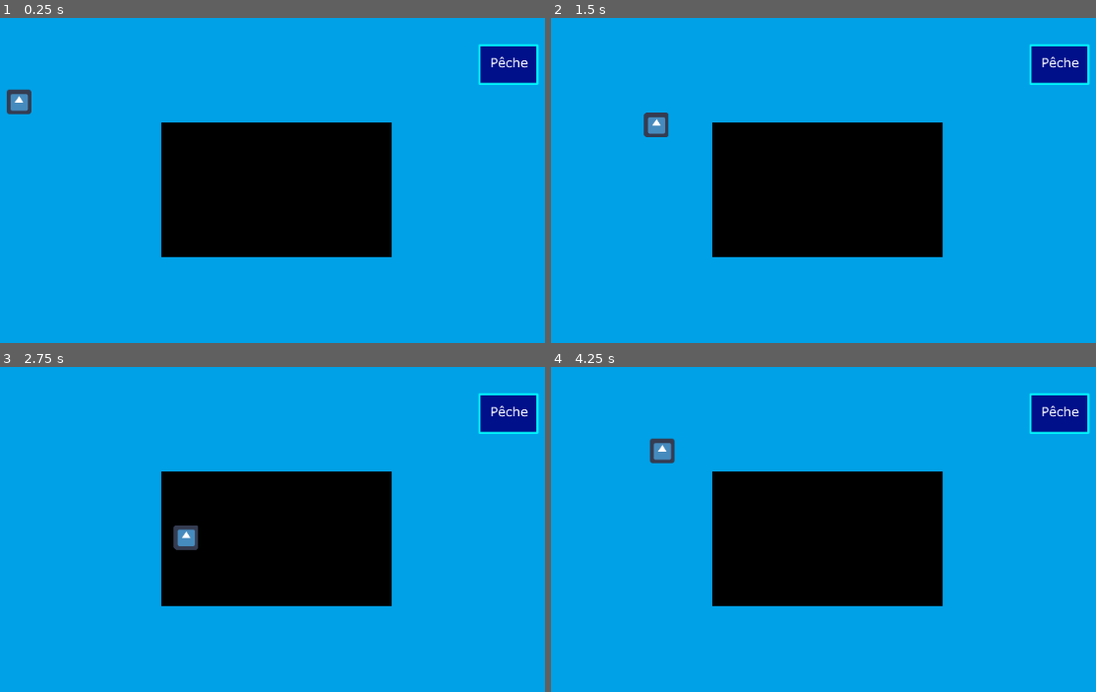
Above: before the commit, frames 1-4 (two rows, left to right).
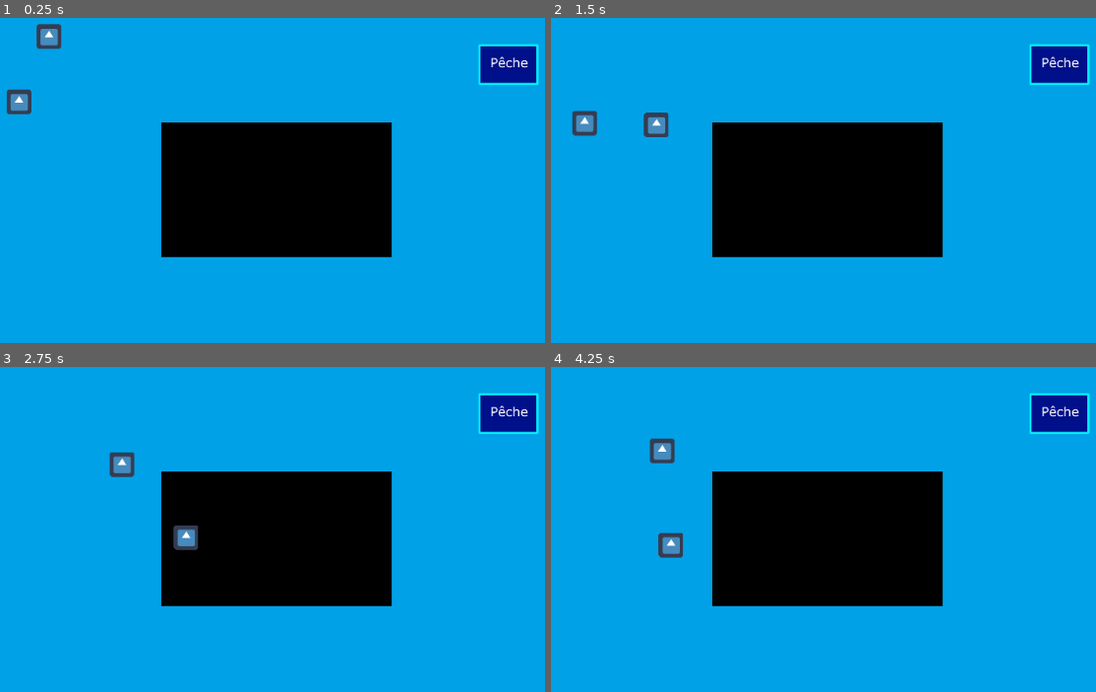
Above: after the commit, the same moments.

Repository: Majimo/FishAndShip
Game: Godot game, scene res://scenes/MainWorld.tscn
Two runs of this game, one before a commit and one after it. Both use one fixed random seed, a clock stepped at 60 frames per second and the inputs below. The engine's default icon, where the game draws it, is replaced by a stand-in: a white triangle on a blue panel in a dark square.
Inputs:
- Up to frame 1 (0.25 s): no input
- Up to frame 2 (1.5 s): tap Enter at 0.5 s; hold Right (ui_right) 0.53-1.28 s; hold S (ui_down2, bound only after the commit) 0.53-1.28 s; tap Q (ui_left2, bound only after the commit) at 0.8, 1.35 s; hold Down (ui_down) from 1.28 s (still down)
- Up to frame 3 (2.75 s): tap D (ui_right2, bound only after the commit) at 1.55 s; release Down (ui_down) at 2.03 s; hold Right (ui_right) from 2.03 s (still down); hold D (ui_right2, bound only after the commit) from 2.03 s (still down); tap Z (ui_up2, bound only after the commit) at 2.3 s
- Up to frame 4 (4.25 s): release Right (ui_right) at 2.78 s; release D (ui_right2, bound only after the commit) at 2.78 s; hold Up (ui_up) 2.78-3.53 s; tap Z (ui_up2, bound only after the commit) at 2.85 s; tap S (ui_down2, bound only after the commit) at 3.05 s; hold Left (ui_left) from 3.53 s (still down); hold S (ui_down2, bound only after the commit) from 3.53 s (still down); tap Q (ui_left2, bound only after the commit) at 3.8 s

The runs differ from the first frame. In frame 1, 0.4% of the frame differs, in the area x 6-12%, y 1-10%; in frame 2, 0.4%, in the area x 3-9%, y 28-37%; in frame 3, 0.4%; in frame 4, 0.4%.

Commit message:
ajout player2

Diff:
--- a/project.godot
+++ b/project.godot
@@ -49,6 +49,30 @@
 , Object(InputEventJoypadMotion,"resource_local_to_scene":false,"resource_name":"","device":0,"axis":1,"axis_value":1.0,"script":null)
  ]
 }
+ui_left2={
+"deadzone": 0.5,
+"events": [ Object(InputEventKey,"resource_local_to_scene":false,"resource_name":"","device":0,"alt":false,"shift":false,"control":false,"meta":false,"command":false,"pressed":false,"scancode":81,"unicode":0,"echo":false,"script":null)
+, Object(InputEventJoypadMotion,"resource_local_to_scene":false,"resource_name":"","device":1,"axis":0,"axis_value":-1.0,"script":null)
+ ]
+}
+ui_right2={
+"deadzone": 0.5,
+"events": [ Object(InputEventKey,"resource_local_to_scene":false,"resource_name":"","device":0,"alt":false,"shift":false,"control":false,"meta":false,"command":false,"pressed":false,"scancode":68,"unicode":0,"echo":false,"script":null)
+, Object(InputEventJoypadMotion,"resource_local_to_scene":false,"resource_name":"","device":1,"axis":0,"axis_value":1.0,"script":null)
+ ]
+}
+ui_down2={
+"deadzone": 0.5,
+"events": [ Object(InputEventKey,"resource_local_to_scene":false,"resource_name":"","device":0,"alt":false,"shift":false,"control":false,"meta":false,"command":false,"pressed":false,"scancode":83,"unicode":0,"echo":false,"script":null)
+, Object(InputEventJoypadMotion,"resource_local_to_scene":false,"resource_name":"","device":1,"axis":1,"axis_value":1.0,"script":null)
+ ]
+}
+ui_up2={
+"deadzone": 0.5,
+"events": [ Object(InputEventKey,"resource_local_to_scene":false,"resource_name":"","device":0,"alt":false,"shift":false,"control":false,"meta":false,"command":false,"pressed":false,"scancode":90,"unicode":0,"echo":false,"script":null)
+, Object(InputEventJoypadMotion,"resource_local_to_scene":false,"resource_name":"","device":1,"axis":1,"axis_value":-1.0,"script":null)
+ ]
+}
 
 [rendering]
 
--- a/scenes/MainWorld.tscn
+++ b/scenes/MainWorld.tscn
@@ -1,9 +1,11 @@
-[gd_scene load_steps=5 format=2]
+[gd_scene load_steps=7 format=2]
 
 [ext_resource path="res://assets/water.png" type="Texture" id=1]
 [ext_resource path="res://scenes/Ship.tscn" type="PackedScene" id=2]
 [ext_resource path="res://scenes/Perso.tscn" type="PackedScene" id=3]
 [ext_resource path="res://scenes/ZonePeche.tscn" type="PackedScene" id=4]
+[ext_resource path="res://scripts/Perso1.gd" type="Script" id=5]
+[ext_resource path="res://scripts/Perso2.gd" type="Script" id=6]
 
 [node name="MainWorld" type="Node2D"]
 
@@ -14,8 +16,15 @@
 [node name="Ship" parent="." instance=ExtResource( 2 )]
 position = Vector2( 489, 277 )
 
-[node name="Perso" parent="." instance=ExtResource( 3 )]
-position = Vector2( 154, 163 )
-
 [node name="ZonePeche" parent="." instance=ExtResource( 4 )]
 position = Vector2( 790.526, 114.737 )
+
+[node name="Players" type="Node2D" parent="."]
+
+[node name="Perso1" parent="Players" instance=ExtResource( 3 )]
+position = Vector2( 154, 163 )
+script = ExtResource( 5 )
+
+[node name="Perso2" parent="Players" instance=ExtResource( 3 )]
+position = Vector2( 193, 78 )
+script = ExtResource( 6 )
--- a/scenes/Perso.tscn
+++ b/scenes/Perso.tscn
@@ -1,7 +1,7 @@
 [gd_scene load_steps=4 format=2]
 
 [ext_resource path="res://icon.png" type="Texture" id=1]
-[ext_resource path="res://scripts/Perso.gd" type="Script" id=2]
+[ext_resource path="res://scripts/AbstractPerso.gd" type="Script" id=2]
 
 [sub_resource type="RectangleShape2D" id=1]
 extents = Vector2( 15.9558, 16.0929 )
--- /dev/null
+++ b/scripts/AbstractPerso.gd
@@ -0,0 +1,6 @@
+extends Node2D
+
+export (int) var speed = 150
+
+func _on_Timer_timeout():
+	speed = 150
--- /dev/null
+++ b/scripts/Perso1.gd
@@ -0,0 +1,20 @@
+extends "res://scripts/AbstractPerso.gd"
+
+func _process(delta):
+	var direction = Vector2()
+	if Input.is_action_pressed("ui_right"):
+		direction.x += 1
+	if Input.is_action_pressed("ui_left"):
+		direction.x -= 1
+	if Input.is_action_pressed("ui_down"):
+		direction.y += 1
+	if Input.is_action_pressed("ui_up"):
+		direction.y -= 1
+
+	position += (speed * delta) * direction
+
+func _on_Perso_area_entered(area):
+	if area.is_in_group('zonePeche'):
+		print('Je pêche grawh !')
+		speed = 0
+		$Timer.start()
--- /dev/null
+++ b/scripts/Perso2.gd
@@ -0,0 +1,19 @@
+extends "res://scripts/AbstractPerso.gd"
+
+
+func _process(delta):
+	var direction = Vector2()
+	if Input.is_action_pressed("ui_right2"):
+		direction.x += 1
+	if Input.is_action_pressed("ui_left2"):
+		direction.x -= 1
+	if Input.is_action_pressed("ui_down2"):
+		direction.y += 1
+	if Input.is_action_pressed("ui_up2"):
+		direction.y -= 1
+
+	position += (speed * delta) * direction
+
+# warning-ignore:unused_argument
+func _on_Perso_area_entered(area):
+	pass
